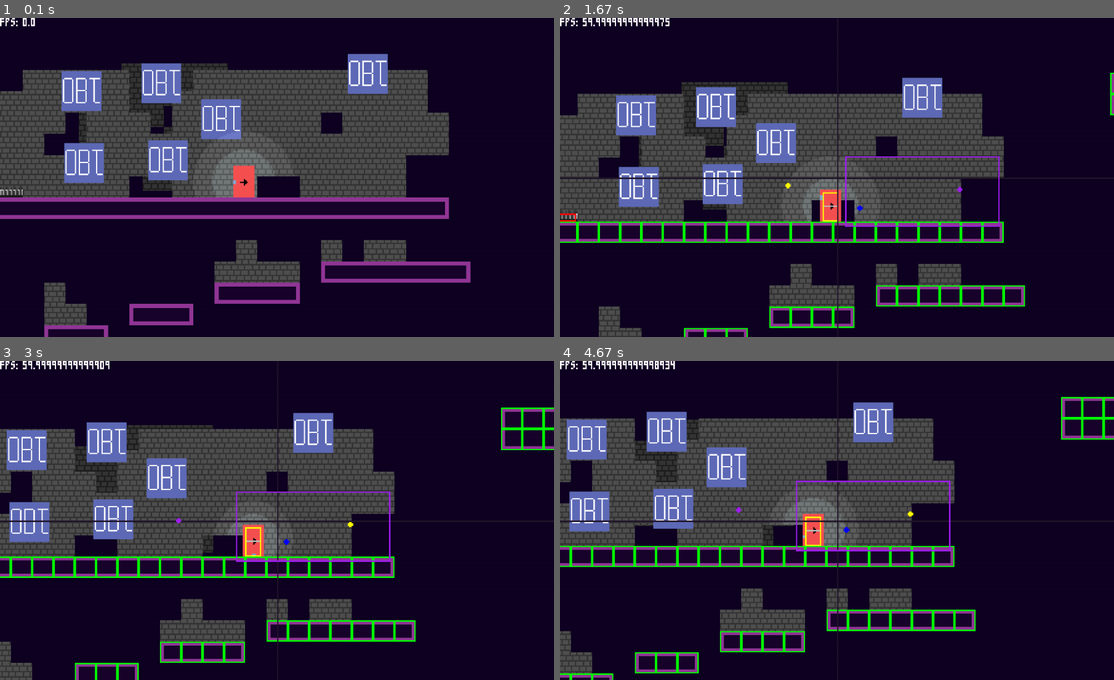
Above: before the commit, frames 1-4 (two rows, left to right).
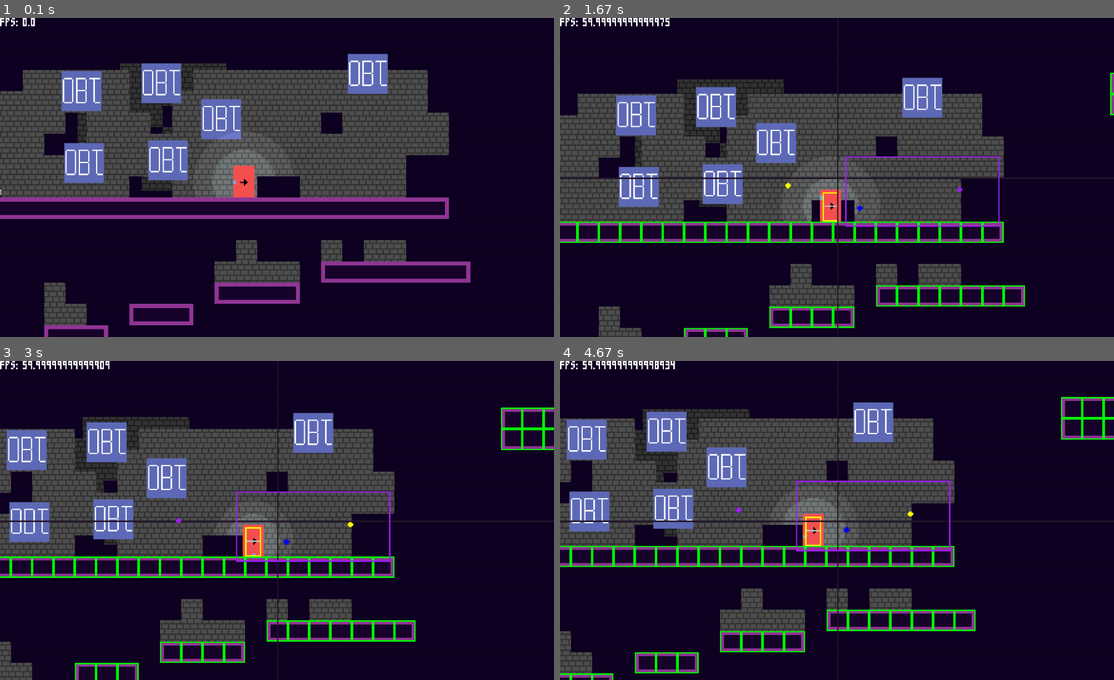
Above: after the commit, the same moments.

Repository: towella/platformer_test
Game: pygame game, started from code/main.py
The game is run twice, just before and just after one commit, with the same random seed, the same clock (stepped at 60 frames per second) and the same inputs.
Inputs (mouse positions are in pixels of both pictures, inside the frame that each line leads up to):
- Up to frame 1 (0.1 s): no input
- Up to frame 2 (1.67 s): hold Up 0.33-0.8 s; move the mouse to (814, 193) at 0.37 s; hold Down 0.83-1.13 s; hold Up 1.17-1.53 s; tap Z at 1.23 s; tap . at 1.57 s
- Up to frame 3 (3 s): tap Space at 1.9 s; hold Down 2.23-2.6 s; tap Z at 2.3, 2.7 s; hold Up 2.63-2.93 s; hold Down from 2.97 s (still down)
- Up to frame 4 (4.67 s): tap Z at 3.03, 3.37, 3.77, 4.17, 4.5 s; tap Shift at 3.12, 4.25 s; release Down at 3.27 s; hold Up 3.3-3.67 s; hold Down 3.7-4.07 s; hold Up 4.1-4.4 s; hold Down from 4.43 s (still down)

The runs differ from the first frame. In frame 1, 0.1% of the frame differs, in the area x 0-42%, y 14-57%; in frame 2, 0.5%; in frame 3, 0.8%; in frame 4, 0.8%, in the area x 13-43%, y 15-58%.

Commit message:
Parallax Shifting Properly Resolved
- Modified static tile class to also include float precision for scrolling. Required as parallax backgrounds are static tiles not collideable tiles. (same change as previously made on collideable tile class)

Diff:
--- a/code/tiles.py
+++ b/code/tiles.py
@@ -7,6 +7,7 @@
     def __init__(self, pos, size, parallax, surface=None):
         super().__init__()
         self.original_pos = pos
+        self.pos = [pos[0], pos[1]]  # allows for float coordinates for parallax moving
         if surface:
             self.image = surface
         else:
@@ -19,8 +20,12 @@
 
     # allows all tiles to scroll at a set speed creating camera illusion
     def apply_scroll(self, scroll_value):
-        self.rect.x -= int(scroll_value[0] * self.parallax[0])
-        self.rect.y -= int(scroll_value[1] * self.parallax[1])
+        # apply scroll to position (uses non rect variable for float precision)
+        self.pos[0] -= scroll_value[0] * self.parallax[0]
+        self.pos[1] -= scroll_value[1] * self.parallax[1]
+        # sync rect with pos
+        self.rect.x = self.pos[0]
+        self.rect.y = self.pos[1]
 
     # scroll is separate to update, giving control to children of Tile class to override update
     def update(self, scroll_value):
@@ -39,7 +44,6 @@
         self.image = surface  # image is passed tile surface
         self.hitbox = self.image.get_rect()
         self.hitbox_offset = (0, 0)
-        self.pos = [pos[0], pos[1]]  # allows for float coordinates for parallax moving
 
     # allows all tiles to scroll at a set speed creating camera illusion
     def apply_scroll(self, scroll_value):
--- a/rooms/room_0.tmx
+++ b/rooms/room_0.tmx
@@ -252,7 +252,7 @@
 0,0,0,0,0,0,0,0,0,0,0,0,0,0,0,0,0,0,0,0,0,0,0,0,0,0,0,0,0,0,0,0,0,0,0,0,0,0,0,0,0,0,0,0,0,0,0,0,0,0,0,0,0,0,0,0,0,0,0,0,0,0,0,0,0,0,0,0,0,0,0,0,0,0,0,0,0,0,0,0,0,0,0,0,0,0,0,0,0,0,0,0,0,0,
 0,0,0,0,0,0,0,0,0,0,0,0,0,0,0,0,0,0,0,0,0,0,0,0,0,0,0,0,0,0,0,0,0,0,0,0,0,0,0,0,0,0,0,0,0,0,0,0,0,0,0,0,0,0,0,0,0,0,0,0,0,0,0,0,0,0,0,0,0,0,0,0,0,0,0,0,0,0,0,0,0,0,0,0,0,0,0,0,0,0,0,0,0,0,
 0,0,0,0,0,0,0,0,0,0,0,0,0,0,0,0,0,0,0,0,0,0,0,0,0,0,0,0,0,0,0,0,0,0,0,0,0,0,0,0,0,0,0,0,0,0,0,0,0,0,0,0,0,0,0,0,0,0,0,0,0,0,0,0,0,0,0,0,0,0,0,0,0,0,0,0,0,0,0,0,0,0,0,0,0,0,0,0,0,0,0,0,0,0,
-0,11,11,0,0,0,0,0,0,0,0,0,0,0,0,0,0,0,0,0,0,0,0,0,0,0,0,0,0,0,0,0,0,0,0,0,0,0,0,0,0,0,0,0,0,0,0,0,0,0,0,0,0,0,0,0,0,0,0,0,0,0,0,0,0,0,0,0,0,0,0,0,0,0,0,0,0,0,0,0,0,0,0,0,0,0,0,0,0,0,0,0,0,0,
+0,11,0,0,0,0,0,0,0,0,0,0,0,0,0,0,0,0,0,0,0,0,0,0,0,0,0,0,0,0,0,0,0,0,0,0,0,0,0,0,0,0,0,0,0,0,0,0,0,0,0,0,0,0,0,0,0,0,0,0,0,0,0,0,0,0,0,0,0,0,0,0,0,0,0,0,0,0,0,0,0,0,0,0,0,0,0,0,0,0,0,0,0,0,
 0,0,0,0,0,0,0,0,0,0,0,0,0,0,0,0,0,0,0,0,0,0,0,0,0,0,0,0,0,0,0,0,0,0,0,0,0,0,0,0,0,0,0,0,0,0,0,0,0,0,0,0,0,0,0,0,0,0,0,0,0,0,0,0,0,0,0,0,0,0,0,0,0,0,0,0,0,0,0,0,0,0,0,0,0,0,0,0,0,0,0,0,0,0,
 0,0,0,0,0,0,0,0,0,0,0,0,0,0,0,0,0,0,0,0,0,0,0,0,0,0,0,0,0,0,0,0,0,0,0,0,0,0,0,0,0,0,0,0,0,0,0,0,0,0,0,0,0,0,0,0,0,0,0,0,0,0,0,0,0,0,0,0,0,0,0,0,0,0,0,0,0,0,0,0,0,0,0,0,0,0,0,0,0,0,0,0,0,0,
 0,0,0,0,0,0,0,0,0,0,0,0,0,0,0,0,0,0,0,0,0,0,0,0,0,0,0,0,0,0,0,0,0,0,0,0,0,0,0,0,0,0,0,0,0,0,0,0,0,0,0,0,0,0,0,0,0,0,0,0,0,0,0,0,0,0,0,0,0,0,0,0,0,0,0,0,0,0,0,0,0,0,0,0,0,0,0,0,0,0,0,0,0,0,
--- a/rooms/room_2.tmx
+++ b/rooms/room_2.tmx
@@ -1,5 +1,5 @@
 <?xml version="1.0" encoding="UTF-8"?>
-<map version="1.9" tiledversion="1.9.0" orientation="orthogonal" renderorder="right-down" width="43" height="25" tilewidth="16" tileheight="16" infinite="0" nextlayerid="20" nextobjectid="3">
+<map version="1.9" tiledversion="1.9.0" orientation="orthogonal" renderorder="right-down" width="43" height="25" tilewidth="16" tileheight="16" infinite="0" nextlayerid="20" nextobjectid="7">
  <tileset firstgid="1" source="../assets/level_assets/tiles/tile_set_template/tile_set_template.tsx"/>
  <group id="9" name="visuals">
   <group id="11" name="bg decoration">
@@ -64,10 +64,10 @@
   </layer>
   <layer id="3" name="collideable" width="43" height="25">
    <data encoding="csv">
-2,4,4,4,4,4,4,4,4,4,4,4,4,4,4,4,4,4,4,4,4,4,4,4,4,4,4,4,4,4,4,4,4,4,4,4,4,46,36,36,36,36,10,
-14,0,0,0,0,0,0,0,0,0,0,0,0,0,0,0,0,0,0,0,0,0,0,0,0,0,0,0,0,0,0,0,0,0,0,0,0,26,51,51,51,51,27,
-14,0,0,0,0,0,0,0,0,0,0,0,0,0,0,0,0,0,0,0,0,0,0,0,0,0,0,0,0,0,0,0,0,0,0,0,0,19,37,37,37,37,55,
-14,0,0,0,0,0,0,0,0,0,0,0,0,0,0,0,0,0,0,18,4,4,4,4,4,4,4,4,4,4,4,4,4,4,4,3,0,0,0,0,0,0,14,
+2,4,4,4,4,4,4,4,4,4,4,4,4,4,4,4,4,4,4,3,0,0,0,18,4,4,4,4,4,4,4,4,4,4,4,4,4,46,36,36,36,36,10,
+14,0,0,0,0,0,0,0,0,0,0,0,0,0,0,0,0,0,0,14,0,0,0,0,0,0,0,0,0,0,0,0,0,0,0,0,0,26,51,51,51,51,27,
+14,0,0,0,0,0,0,0,0,0,0,0,0,0,0,0,0,0,0,44,10,0,0,0,0,0,0,0,0,0,0,0,0,0,0,0,0,19,37,37,37,37,55,
+14,0,0,0,0,0,0,0,0,0,0,0,0,0,0,0,0,0,0,19,57,4,4,4,4,4,4,4,4,4,4,4,4,4,4,3,0,0,0,0,0,0,14,
 14,0,0,0,0,0,0,0,0,0,0,0,0,0,0,0,0,0,0,0,0,0,0,0,0,0,0,0,0,0,0,0,0,0,0,15,4,4,4,4,7,0,14,
 14,0,0,0,0,0,0,0,0,0,0,0,0,0,0,0,0,0,0,0,0,0,0,0,0,0,0,0,0,0,0,0,0,0,0,14,0,0,0,0,0,0,14,
 14,0,0,0,0,0,0,0,0,0,0,0,0,0,0,0,0,0,0,0,0,0,0,0,0,0,0,0,0,0,0,0,0,0,0,14,0,18,4,4,4,4,16,
@@ -96,6 +96,7 @@
  <group id="8" name="systems">
   <objectgroup id="6" name="transitions">
    <object id="2" template="tiled_templates/Trigger.tx" name="room_0" class="Trigger" x="316.037" y="389.884" width="93.963" height="40.116"/>
+   <object id="3" template="tiled_templates/Trigger.tx" name="room_4" class="Trigger" x="316" y="-18" width="55.9502" height="26.873"/>
   </objectgroup>
   <objectgroup id="5" name="spawns">
    <object id="1" template="tiled_templates/Spawn.tx" name="room_0" class="Spawn" x="296.064" y="355.991">
@@ -103,6 +104,21 @@
      <property name="player_facing" value="right"/>
     </properties>
    </object>
+   <object id="4" template="tiled_templates/Spawn.tx" name="room_4" class="Spawn" x="336" y="14">
+    <properties>
+     <property name="player_facing" value="right"/>
+    </properties>
+   </object>
+   <object id="5" template="tiled_templates/SpawnTrigger.tx" name="1" class="SpawnTrigger" x="68" y="196" width="56" height="47.4311">
+    <properties>
+     <property name="trigger_spawn" type="object" value="6"/>
+    </properties>
+   </object>
+   <object id="6" template="tiled_templates/Spawn.tx" name="1" class="Spawn" x="81" y="208">
+    <properties>
+     <property name="player_facing" value="right"/>
+    </properties>
+   </object>
   </objectgroup>
  </group>
 </map>
--- a/rooms/room_3.tmx
+++ b/rooms/room_3.tmx
@@ -1,8 +1,72 @@
 <?xml version="1.0" encoding="UTF-8"?>
-<map version="1.9" tiledversion="1.9.0" orientation="orthogonal" renderorder="right-down" width="28" height="60" tilewidth="16" tileheight="16" infinite="0" nextlayerid="12" nextobjectid="3">
+<map version="1.9" tiledversion="1.9.0" orientation="orthogonal" renderorder="right-down" width="28" height="60" tilewidth="16" tileheight="16" infinite="0" nextlayerid="13" nextobjectid="5">
  <tileset firstgid="1" source="../assets/level_assets/tiles/tile_set_template/tile_set_template.tsx"/>
  <group id="2" name="visuals">
   <group id="5" name="bg decoration">
+   <layer id="12" name="background tile 0.7" class="tile decoration" width="28" height="60" parallaxx="0.7" parallaxy="0.7">
+    <data encoding="csv">
+0,0,0,0,0,0,0,0,0,0,0,0,0,0,0,0,0,0,0,0,0,0,0,0,0,0,0,0,
+0,0,0,0,0,0,0,0,0,0,0,0,0,0,0,0,0,0,0,0,0,0,0,0,0,0,0,0,
+0,0,0,0,0,0,0,0,0,0,0,0,0,0,0,0,0,0,0,0,0,0,0,0,0,0,0,0,
+0,0,0,0,0,0,0,0,0,0,0,0,0,0,0,0,0,0,0,0,0,0,0,0,0,0,0,0,
+0,0,0,0,0,0,0,0,0,0,0,0,0,0,0,0,0,0,0,0,0,0,0,0,0,0,0,0,
+0,0,0,0,0,0,0,0,0,0,62,0,0,0,0,0,0,0,0,0,0,0,0,0,0,0,0,0,
+0,0,0,0,0,0,0,0,0,0,62,62,0,0,0,0,0,0,0,0,0,0,0,0,0,0,0,0,
+0,0,0,0,0,0,0,0,0,0,0,0,0,0,0,0,0,0,0,0,0,0,0,0,0,0,0,0,
+0,0,0,0,0,0,0,0,0,0,0,0,0,0,0,0,0,0,0,0,0,0,0,0,0,0,0,0,
+0,0,0,0,0,0,0,0,0,0,0,0,0,0,0,0,0,0,0,0,0,0,0,0,0,0,0,0,
+0,0,0,0,0,0,0,0,0,0,0,0,0,0,0,0,0,0,0,0,0,0,0,0,0,0,0,0,
+0,0,0,0,0,0,0,0,0,0,0,0,0,0,0,0,0,0,0,0,0,0,0,0,0,0,0,0,
+0,0,0,0,0,0,0,0,0,0,0,0,0,0,0,0,0,0,0,0,0,0,0,0,0,0,0,0,
+0,0,0,0,0,0,0,0,0,0,0,0,0,0,0,0,0,0,0,0,0,0,0,0,0,0,0,0,
+0,0,0,0,0,0,0,0,0,0,0,0,0,0,0,0,0,0,0,0,0,0,0,0,0,0,0,0,
+0,0,0,0,0,0,0,0,0,0,0,0,0,0,0,0,0,0,0,0,0,0,0,0,0,0,0,0,
+0,0,0,0,0,0,0,0,0,0,0,0,0,0,0,0,0,0,0,0,0,0,0,0,0,0,0,0,
+0,0,0,0,0,0,0,0,0,0,0,0,0,0,0,0,0,0,0,0,0,0,0,0,0,0,0,0,
+0,0,0,0,0,0,0,0,0,0,0,0,0,0,0,0,0,0,0,0,0,0,0,0,0,0,0,0,
+0,0,0,0,0,0,0,0,0,0,0,0,0,0,0,0,0,0,0,0,0,0,0,0,0,0,0,0,
+0,0,0,0,0,0,62,62,62,0,0,0,0,0,0,0,0,0,0,0,0,0,0,0,0,0,0,0,
+0,0,0,0,0,62,62,62,62,0,0,0,0,0,0,0,0,0,0,0,0,0,0,0,0,0,0,0,
+0,0,0,0,0,62,62,62,62,0,0,0,0,0,0,0,0,0,0,0,0,0,0,0,0,0,0,0,
+0,0,0,0,0,62,0,62,62,0,0,0,0,0,0,0,0,0,0,0,0,0,0,0,0,0,0,0,
+0,0,0,0,0,62,62,62,62,0,0,0,0,0,0,0,0,0,0,0,0,0,0,0,0,0,0,0,
+0,0,0,0,0,0,62,62,0,0,0,0,0,0,0,0,0,0,0,0,0,0,0,0,0,0,0,0,
+0,0,0,0,0,0,0,0,0,0,0,0,0,0,0,0,0,0,0,0,0,0,0,0,0,0,0,0,
+0,0,0,0,0,0,0,0,0,0,0,0,0,0,0,0,0,0,62,62,62,0,0,0,0,0,0,0,
+0,0,0,0,0,0,0,0,0,0,0,0,0,0,0,0,0,0,62,62,62,62,0,0,0,0,0,0,
+0,0,0,0,0,0,0,0,0,0,0,0,0,0,0,0,0,0,62,62,62,62,62,0,0,0,0,0,
+0,0,0,0,0,0,0,0,0,0,0,0,0,0,0,0,0,0,62,62,62,62,62,0,0,0,0,0,
+0,0,0,0,0,0,0,0,0,0,0,0,0,0,0,0,0,0,62,62,62,62,62,0,0,0,0,0,
+0,0,0,0,0,0,0,0,0,0,0,0,0,0,0,0,0,0,0,62,62,62,62,0,0,0,0,0,
+0,0,0,0,0,0,0,0,0,0,0,0,0,0,0,0,0,0,0,0,0,0,0,0,0,0,0,0,
+0,0,0,0,0,0,0,0,0,0,0,0,0,0,0,0,0,0,0,0,0,0,0,0,0,0,0,0,
+0,0,0,0,0,0,0,0,0,0,0,0,0,0,0,0,0,0,0,0,0,0,0,0,0,0,0,0,
+0,0,0,0,0,0,0,0,0,0,0,0,0,0,0,0,0,0,0,0,0,0,0,0,0,0,0,0,
+0,0,0,0,0,0,0,0,0,0,0,0,0,0,0,0,0,0,0,0,0,0,0,0,0,0,0,0,
+0,0,0,0,0,0,0,0,0,0,0,0,0,0,0,0,0,0,0,0,0,0,0,0,0,0,0,0,
+0,0,0,0,0,0,0,0,0,0,0,0,0,0,0,0,0,0,0,0,0,0,0,0,0,0,0,0,
+0,0,0,0,0,0,0,0,0,0,0,0,0,0,0,0,0,0,0,0,0,0,0,0,0,0,0,0,
+0,0,0,0,0,0,0,0,0,0,0,0,0,0,0,0,0,0,0,0,0,0,0,0,0,0,0,0,
+0,0,0,0,0,0,0,0,0,0,0,0,0,0,0,0,0,0,0,0,0,0,0,0,0,0,0,0,
+0,0,0,0,0,0,0,0,0,0,0,0,0,0,0,0,0,0,0,0,0,0,0,0,0,0,0,0,
+0,0,0,0,0,0,0,0,0,0,0,0,0,0,0,0,0,0,0,0,0,0,0,0,0,0,0,0,
+0,0,0,0,0,0,0,0,0,0,0,0,0,0,0,0,0,0,0,0,0,0,0,0,0,0,0,0,
+0,0,0,0,0,0,0,0,0,0,0,0,0,0,0,0,0,0,0,0,0,0,0,0,0,0,0,0,
+0,0,0,0,0,0,0,0,0,0,0,0,0,0,0,62,62,0,0,0,0,0,0,0,0,0,0,0,
+0,0,0,0,0,0,0,0,0,0,0,0,0,0,62,62,62,0,0,0,0,0,0,0,0,0,0,0,
+0,0,0,0,0,0,0,0,0,0,0,0,0,0,0,0,0,0,0,0,0,0,0,0,0,0,0,0,
+0,0,0,0,0,0,0,0,0,0,0,0,0,0,0,0,0,0,0,0,0,0,0,0,0,0,0,0,
+0,0,0,0,0,0,0,0,0,0,0,0,0,0,0,0,0,0,0,0,0,0,0,0,0,0,0,0,
+0,0,0,0,0,0,0,0,0,0,0,0,0,0,0,0,0,0,0,0,0,0,0,0,0,0,0,0,
+0,0,0,0,0,0,0,0,0,0,0,0,0,0,0,0,0,0,0,0,0,0,0,0,0,0,0,0,
+0,0,0,0,0,0,0,0,0,0,0,0,0,0,0,0,0,0,0,0,0,0,0,0,0,0,0,0,
+0,0,0,0,0,0,0,0,0,0,0,0,0,0,0,0,0,0,0,0,0,0,0,0,0,0,0,0,
+0,0,0,0,0,0,0,0,0,0,0,0,0,0,0,0,0,0,0,0,0,0,0,0,0,0,0,0,
+0,0,0,0,0,0,0,0,0,0,0,0,0,0,0,0,0,0,0,0,0,0,0,0,0,0,0,0,
+0,0,0,0,0,0,0,0,0,0,0,0,0,0,0,0,0,0,0,0,0,0,0,0,0,0,0,0,
+0,0,0,0,0,0,0,0,0,0,0,0,0,0,0,0,0,0,0,0,0,0,0,0,0,0,0,0
+</data>
+   </layer>
    <layer id="11" name="background tile 1" class="tile decoration" width="28" height="60">
     <data encoding="csv">
 0,0,0,0,0,0,0,0,0,0,0,0,0,0,0,0,0,0,0,0,0,0,0,0,0,0,0,0,
@@ -138,11 +202,11 @@
 14,0,0,0,0,0,0,0,0,0,0,0,0,0,0,0,0,0,0,0,0,0,0,0,0,0,0,14,
 14,0,0,0,0,0,0,0,0,0,0,0,0,0,0,0,0,0,0,0,0,0,0,0,0,0,0,14,
 14,0,0,0,0,0,0,0,0,0,0,0,0,0,0,0,0,0,0,0,0,0,0,0,0,0,0,14,
-14,0,0,0,0,0,0,0,0,0,0,0,0,0,0,0,0,0,0,0,0,0,0,0,0,0,0,14,
-14,0,0,0,0,0,0,0,0,0,0,0,0,0,0,0,0,0,0,0,0,0,0,0,0,0,0,14,
-14,0,0,0,0,0,0,0,0,0,0,0,0,0,0,0,0,0,0,0,0,0,0,0,0,0,0,14,
-14,0,0,0,0,0,0,0,0,0,0,0,0,0,0,0,0,0,0,0,0,0,0,0,0,0,0,14,
-14,0,0,0,0,0,0,0,0,0,0,0,0,0,0,0,0,0,0,0,0,0,0,0,0,0,0,14,
+14,0,0,0,0,0,0,0,0,0,0,0,0,0,0,0,0,0,0,0,0,0,0,0,0,0,0,8,
+14,0,0,0,0,0,0,0,0,0,0,0,0,0,0,0,0,0,0,0,0,0,0,0,0,0,0,0,
+14,0,0,0,0,0,0,0,0,0,0,0,0,0,0,0,0,0,0,0,0,0,0,0,0,0,0,0,
+14,0,0,0,0,0,0,0,0,0,0,0,0,0,0,0,0,0,0,0,0,0,0,0,0,0,0,0,
+14,0,0,0,0,0,0,0,0,0,0,0,0,0,0,0,0,0,0,0,0,0,0,0,0,0,0,17,
 14,0,0,0,0,0,0,0,0,0,0,0,0,0,0,0,0,0,0,0,0,0,0,0,0,0,0,14,
 14,0,0,0,0,0,0,0,0,0,0,0,0,0,0,0,0,0,0,0,0,0,0,0,0,0,0,14,
 14,0,0,0,0,0,0,0,0,0,0,0,0,0,0,0,0,0,0,0,0,0,0,0,0,0,0,14,
@@ -201,6 +265,7 @@
  <group id="3" name="systems">
   <objectgroup id="9" name="transitions">
    <object id="2" template="tiled_templates/Trigger.tx" name="room_0" class="Trigger" x="442" y="844" width="30" height="74.873"/>
+   <object id="3" template="tiled_templates/Trigger.tx" name="room_4" class="Trigger" x="440" y="67" width="17" height="70"/>
   </objectgroup>
   <objectgroup id="8" name="spawns">
    <object id="1" template="tiled_templates/Spawn.tx" name="room_0" class="Spawn" x="426" y="867">
@@ -208,6 +273,11 @@
      <property name="player_facing" value="left"/>
     </properties>
    </object>
+   <object id="4" template="tiled_templates/Spawn.tx" name="room_4" class="Spawn" x="422" y="98">
+    <properties>
+     <property name="player_facing" value="left"/>
+    </properties>
+   </object>
   </objectgroup>
  </group>
 </map>
--- /dev/null
+++ b/rooms/room_4.tmx
@@ -0,0 +1,99 @@
+<?xml version="1.0" encoding="UTF-8"?>
+<map version="1.9" tiledversion="1.9.0" orientation="orthogonal" renderorder="right-down" width="50" height="20" tilewidth="16" tileheight="16" infinite="0" nextlayerid="11" nextobjectid="5">
+ <tileset firstgid="1" source="../assets/level_assets/tiles/tile_set_template/tile_set_template.tsx"/>
+ <group id="2" name="visuals">
+  <group id="5" name="bg decoration">
+   <layer id="10" name="background tile 1" class="tile decoration" width="50" height="20">
+    <data encoding="csv">
+0,0,0,0,0,0,0,0,0,0,0,0,0,0,0,0,0,0,0,0,0,0,0,0,0,0,0,0,0,0,0,0,0,0,0,0,0,0,0,0,0,0,0,0,0,0,0,0,0,0,
+0,0,0,0,0,0,0,0,0,0,0,0,0,0,0,0,0,0,0,0,0,0,0,0,0,0,0,0,0,0,0,0,0,0,0,0,0,0,0,0,0,0,0,0,0,0,0,0,0,0,
+0,0,0,0,0,0,0,0,0,0,0,0,0,0,0,0,0,0,0,0,0,0,0,0,0,0,0,0,0,0,0,0,0,0,0,0,0,0,0,0,0,0,0,0,0,0,0,0,0,0,
+0,0,0,0,0,0,0,0,0,0,0,0,0,0,0,0,0,0,0,0,0,0,0,0,0,0,0,0,0,0,0,0,0,0,0,0,0,0,0,0,0,0,0,0,0,0,0,0,0,0,
+0,0,0,0,0,0,0,0,0,0,0,0,0,0,0,0,0,0,0,0,0,0,0,0,0,0,0,0,0,0,0,0,0,0,0,0,0,0,0,0,0,0,0,0,0,0,0,0,0,0,
+0,0,0,0,0,0,0,0,0,0,0,0,0,0,0,0,0,0,0,0,0,0,0,0,0,0,0,0,0,0,0,0,0,0,0,0,0,0,0,0,0,0,0,0,0,0,0,0,0,0,
+0,0,0,0,0,0,0,0,0,0,0,0,0,0,0,0,0,0,0,0,0,0,0,0,0,0,0,0,0,0,0,0,0,0,0,0,0,0,0,0,0,0,0,0,0,0,0,0,0,0,
+0,0,0,0,0,0,0,0,0,0,0,0,0,0,0,0,0,0,0,0,0,0,0,0,0,0,0,0,0,0,0,0,0,0,0,0,0,0,0,0,0,0,0,0,0,0,0,0,0,0,
+0,0,0,0,0,0,0,0,0,0,0,0,0,0,0,0,0,0,0,0,0,0,0,0,0,0,0,0,0,0,0,0,0,0,0,0,0,0,0,0,0,0,0,0,0,0,0,0,0,0,
+0,0,0,0,0,0,0,0,0,0,0,0,0,0,0,0,0,0,0,0,0,0,0,0,0,0,0,0,0,0,0,0,0,0,0,0,0,0,0,0,0,0,0,0,0,0,0,0,0,0,
+0,0,0,0,0,0,0,0,0,0,0,0,0,0,0,0,0,0,0,0,0,0,0,0,0,0,0,0,0,0,0,0,0,0,0,0,0,0,0,0,0,0,0,0,0,0,0,0,0,0,
+0,0,0,0,0,0,0,0,0,0,0,0,0,0,0,0,0,0,0,0,0,0,0,0,0,0,0,0,0,0,0,0,0,0,0,0,0,0,0,0,0,0,0,0,0,0,0,0,0,0,
+0,0,0,0,0,0,0,0,0,0,0,0,0,0,0,0,0,0,0,0,0,0,0,0,0,0,0,0,0,0,0,0,0,0,0,0,0,0,0,0,0,0,0,0,0,0,0,0,0,0,
+0,0,0,0,0,0,0,0,0,0,0,0,0,0,0,0,0,0,0,0,0,0,0,0,0,0,0,0,0,0,0,0,0,0,0,0,0,0,0,0,0,0,0,0,0,0,0,0,0,0,
+0,0,0,0,0,0,0,0,0,0,0,0,0,0,0,0,0,0,0,0,0,0,0,0,0,0,0,0,0,0,0,0,0,0,0,0,0,0,0,0,0,0,0,0,0,0,0,0,0,0,
+0,0,0,0,0,0,0,0,0,0,0,0,0,0,0,0,0,0,0,0,0,0,0,0,0,0,0,0,0,0,0,0,0,0,0,0,0,0,0,0,0,0,0,0,0,0,0,0,0,0,
+0,0,0,0,0,0,0,0,0,0,0,0,0,0,0,0,0,0,0,0,0,0,0,0,0,0,0,0,0,0,0,0,0,0,0,0,0,0,0,0,0,0,0,0,0,0,0,0,0,0,
+0,0,0,0,0,0,0,0,0,0,0,0,0,0,0,0,0,0,0,0,0,0,0,0,0,0,0,0,0,0,0,0,0,0,0,0,0,0,0,0,0,0,0,0,0,0,0,0,0,0,
+0,0,0,0,0,0,0,0,0,0,0,0,0,0,0,0,0,0,0,0,0,0,0,0,0,0,0,0,0,0,0,0,0,0,0,0,0,0,0,0,0,0,0,0,0,0,0,0,0,0,
+0,0,0,0,0,0,0,0,0,0,0,0,0,0,0,0,0,0,0,0,0,0,0,0,0,0,0,0,0,0,0,0,0,0,0,0,0,0,0,0,0,0,0,0,0,0,0,0,0,0
+</data>
+   </layer>
+  </group>
+  <layer id="7" name="hazards" width="50" height="20">
+   <data encoding="csv">
+0,0,0,0,0,0,0,0,0,0,0,0,0,0,0,0,0,0,0,0,0,0,0,0,0,0,0,0,0,0,0,0,0,0,0,0,0,0,0,0,0,0,0,0,0,0,0,0,0,0,
+0,0,0,0,0,0,0,0,0,0,0,0,0,0,0,0,0,0,0,0,0,0,0,0,0,0,0,0,0,0,0,0,0,0,0,0,0,0,0,0,0,0,0,0,0,0,0,0,0,0,
+0,0,0,0,0,0,0,0,0,0,0,0,0,0,0,0,0,0,0,0,0,0,0,0,0,0,0,0,0,0,0,0,0,0,0,0,0,0,0,0,0,0,0,0,0,0,0,0,0,0,
+0,0,0,0,0,0,0,0,0,0,0,0,0,0,0,0,0,0,0,0,0,0,0,0,0,0,0,0,0,0,0,0,0,0,0,0,0,0,0,0,0,0,0,0,0,0,0,0,0,0,
+0,0,0,0,0,0,0,0,0,0,0,0,0,0,0,0,0,0,0,0,0,0,0,0,0,0,0,0,0,0,0,0,0,0,0,0,0,0,0,0,0,0,0,0,0,0,0,0,0,0,
+0,0,0,0,0,0,0,0,0,0,0,0,0,0,0,0,0,0,0,0,0,0,0,0,0,0,0,0,0,0,0,0,0,0,0,0,0,0,0,0,0,0,0,0,0,0,0,0,0,0,
+0,0,0,0,0,0,0,0,0,0,0,0,0,0,0,0,0,0,0,0,0,0,0,0,0,0,0,0,0,0,0,0,0,0,0,0,0,0,0,0,0,0,0,0,0,0,0,0,0,0,
+0,0,0,0,0,0,0,0,0,0,0,0,0,0,0,0,0,0,0,0,0,0,0,0,0,0,0,0,0,0,0,0,0,0,0,0,0,0,0,0,0,0,0,0,0,0,0,0,0,0,
+0,0,0,0,0,0,0,0,0,0,0,0,0,0,0,0,0,0,0,0,0,0,0,0,0,0,0,0,0,0,0,0,0,0,0,0,0,0,0,0,0,0,0,0,0,0,0,0,0,0,
+0,0,0,0,0,0,0,0,0,0,0,0,0,0,0,0,0,0,0,0,0,0,0,0,0,0,0,0,0,0,0,0,0,0,0,0,0,0,0,0,0,0,0,0,0,0,0,0,0,0,
+0,0,0,0,0,0,0,0,0,0,0,0,0,0,0,0,0,0,0,0,0,0,0,0,0,0,0,0,0,0,0,0,0,0,0,0,0,0,0,0,0,0,0,0,0,0,0,0,0,0,
+0,0,0,0,0,0,0,0,0,0,0,0,0,0,0,0,0,0,0,0,0,0,0,0,0,0,0,0,0,0,0,0,0,0,0,0,0,0,0,0,0,0,0,0,0,0,0,0,0,0,
+0,0,0,0,0,0,0,0,0,0,0,0,0,0,0,0,0,0,0,0,0,0,0,0,0,0,0,0,0,0,0,0,0,0,0,0,0,0,0,0,0,0,0,0,0,0,0,0,0,0,
+0,0,0,0,0,0,0,0,0,0,0,0,0,0,0,0,0,0,0,0,0,0,0,0,0,0,0,0,0,0,0,0,0,0,0,0,0,0,0,0,0,0,0,0,0,0,0,0,0,0,
+0,0,0,0,0,0,0,0,0,0,0,0,0,0,0,0,0,0,0,0,0,0,0,0,0,0,0,0,0,0,0,0,0,0,0,0,0,0,0,0,0,0,0,0,0,0,0,0,0,0,
+0,0,0,0,0,0,0,0,0,0,0,0,0,0,0,0,0,0,0,0,0,0,0,0,0,0,0,0,0,0,0,0,0,0,0,0,0,0,0,0,0,0,0,0,0,0,0,0,0,0,
+0,0,0,0,0,0,0,0,0,0,0,0,0,0,0,0,0,0,0,0,0,0,0,0,0,0,0,0,0,0,0,0,0,0,0,0,0,0,0,0,0,0,0,0,0,0,0,0,0,0,
+0,0,0,0,0,0,0,0,0,0,0,0,0,0,0,0,0,0,0,0,0,0,0,0,0,0,0,0,0,0,0,0,0,0,0,0,0,0,0,0,0,0,0,0,0,0,0,0,0,0,
+0,0,0,0,0,0,0,0,0,0,0,0,0,0,0,0,0,0,0,0,0,0,0,0,0,0,0,0,0,0,0,0,0,0,0,0,0,0,0,0,0,0,0,0,0,0,0,0,0,0,
+0,0,0,0,0,0,0,0,0,0,0,0,0,0,0,0,0,0,0,0,0,0,0,0,0,0,0,0,0,0,0,0,0,0,0,0,0,0,0,0,0,0,0,0,0,0,0,0,0,0
+</data>
+  </layer>
+  <layer id="6" name="collideable" width="50" height="20">
+   <data encoding="csv">
+2,4,4,4,4,4,4,4,4,4,4,4,4,4,4,4,4,4,4,4,4,4,4,4,4,4,4,4,4,4,4,4,4,4,4,4,4,4,4,4,4,4,4,4,4,4,4,4,4,3,
+14,0,0,0,0,0,0,0,0,0,0,0,0,0,0,0,0,0,0,0,0,0,0,0,0,0,0,0,0,0,0,0,0,0,0,0,0,0,0,0,0,0,0,0,0,0,0,0,0,14,
+14,0,0,0,0,0,0,0,0,0,0,0,0,0,0,0,0,0,0,0,0,0,0,0,0,0,0,0,0,0,0,0,0,0,0,0,0,0,0,0,0,0,0,0,0,0,0,0,0,14,
+14,0,0,0,0,0,0,0,0,0,0,0,0,0,0,0,0,0,0,0,0,0,0,0,0,0,0,0,0,0,0,0,0,0,0,0,0,0,0,0,0,0,0,0,0,0,0,0,0,14,
+8,0,0,0,0,0,0,0,0,0,0,0,0,0,0,0,0,0,0,0,0,0,0,0,0,0,0,0,0,0,0,0,0,0,0,0,0,0,0,0,0,0,0,0,0,0,0,0,0,14,
+0,0,0,0,0,0,0,0,0,0,0,0,0,0,0,0,0,0,0,0,0,0,0,0,0,0,0,0,0,0,0,0,0,0,0,0,0,0,0,0,0,0,0,0,0,0,0,0,0,14,
+0,0,0,0,0,0,0,0,0,0,0,0,0,0,0,0,0,0,0,0,0,0,0,0,0,0,0,0,0,0,0,0,0,0,0,0,0,0,0,0,0,0,0,0,0,0,0,0,0,14,
+0,0,0,0,0,0,0,0,0,0,0,0,0,0,0,0,0,0,0,0,0,0,0,0,0,0,0,0,0,0,0,0,0,0,0,0,0,0,0,0,0,0,0,0,0,0,0,0,0,14,
+17,0,0,0,0,0,0,0,0,0,0,0,0,0,0,0,0,0,0,0,0,0,0,0,0,0,0,0,0,0,0,0,0,0,0,0,0,0,0,0,0,0,0,0,0,0,0,0,0,14,
+14,0,0,0,0,0,0,0,0,0,0,0,0,0,0,0,0,0,0,0,0,0,0,0,0,0,0,0,0,0,0,0,0,0,0,0,0,0,0,0,0,0,0,0,0,0,0,0,0,14,
+14,0,0,0,0,0,0,0,0,0,0,0,0,0,0,0,0,0,0,0,0,0,0,0,0,0,0,0,0,0,0,0,0,0,0,0,0,0,0,0,0,0,0,0,0,0,0,0,0,14,
+14,0,0,0,0,0,0,0,0,0,0,0,0,0,0,0,0,0,0,0,0,0,0,0,0,0,0,0,0,0,0,0,0,0,0,0,0,0,0,0,0,0,0,0,0,0,0,0,0,14,
+14,0,0,0,0,0,0,0,0,0,0,0,0,0,0,0,0,0,0,0,0,0,0,0,0,0,0,0,0,0,0,0,0,0,0,0,0,0,0,0,0,0,0,0,0,0,0,0,0,14,
+14,0,0,0,0,0,0,0,0,0,0,0,0,0,0,0,0,0,0,0,0,0,0,0,0,0,0,0,0,0,0,0,0,0,0,0,0,0,0,0,0,0,0,0,0,0,0,0,0,14,
+14,0,0,0,0,0,0,0,0,0,0,0,0,0,0,0,0,0,0,0,0,0,0,0,0,0,0,0,0,0,0,0,0,0,0,0,0,0,0,0,0,0,0,0,0,0,0,0,0,14,
+14,0,0,0,0,0,0,0,0,0,0,0,0,0,0,0,0,0,0,0,0,0,0,0,0,0,0,0,0,0,0,0,0,0,0,0,0,0,0,0,0,0,0,0,0,0,0,0,0,14,
+14,0,0,0,0,0,0,0,0,0,0,0,0,0,0,0,0,0,0,0,0,0,0,0,0,0,0,0,0,0,0,0,0,0,0,0,0,0,0,0,0,0,0,0,0,0,0,0,0,14,
+14,0,0,0,0,0,0,0,0,0,0,0,0,0,0,0,0,0,0,0,0,0,0,0,0,0,0,0,0,0,0,0,0,0,0,0,0,0,0,0,0,0,0,0,0,0,0,0,0,14,
+14,0,0,0,0,0,0,0,0,0,0,0,0,0,0,0,0,0,0,0,0,0,0,0,0,0,0,0,0,0,0,0,0,0,0,0,0,0,0,0,0,0,0,0,0,0,0,0,0,14,
+12,4,4,4,4,4,4,4,4,4,4,4,4,4,4,4,4,4,4,4,4,4,4,4,4,4,4,4,4,4,4,4,4,4,4,4,4,4,4,4,7,0,0,0,18,4,4,4,4,13
+</data>
+  </layer>
+  <group id="4" name="fg decoration"/>
+ </group>
+ <group id="3" name="systems">
+  <objectgroup id="9" name="transitions">
+   <object id="2" template="tiled_templates/Trigger.tx" name="room_2" class="Trigger" x="652" y="313" width="58" height="20"/>
+   <object id="3" template="tiled_templates/Trigger.tx" name="room_3" class="Trigger" x="-20" y="68" width="27.9502" height="72"/>
+  </objectgroup>
+  <objectgroup id="8" name="spawns">
+   <object id="1" template="tiled_templates/Spawn.tx" name="room_2" class="Spawn" x="648" y="273">
+    <properties>
+     <property name="player_facing" value="left"/>
+    </properties>
+   </object>
+   <object id="4" template="tiled_templates/Spawn.tx" name="room_3" class="Spawn" x="12" y="91">
+    <properties>
+     <property name="player_facing" value="right"/>
+    </properties>
+   </object>
+  </objectgroup>
+ </group>
+</map>
Not shown, changed: rooms/tiled_worlds/test_world.world
Not shown, changed: untitled.tiled-session
